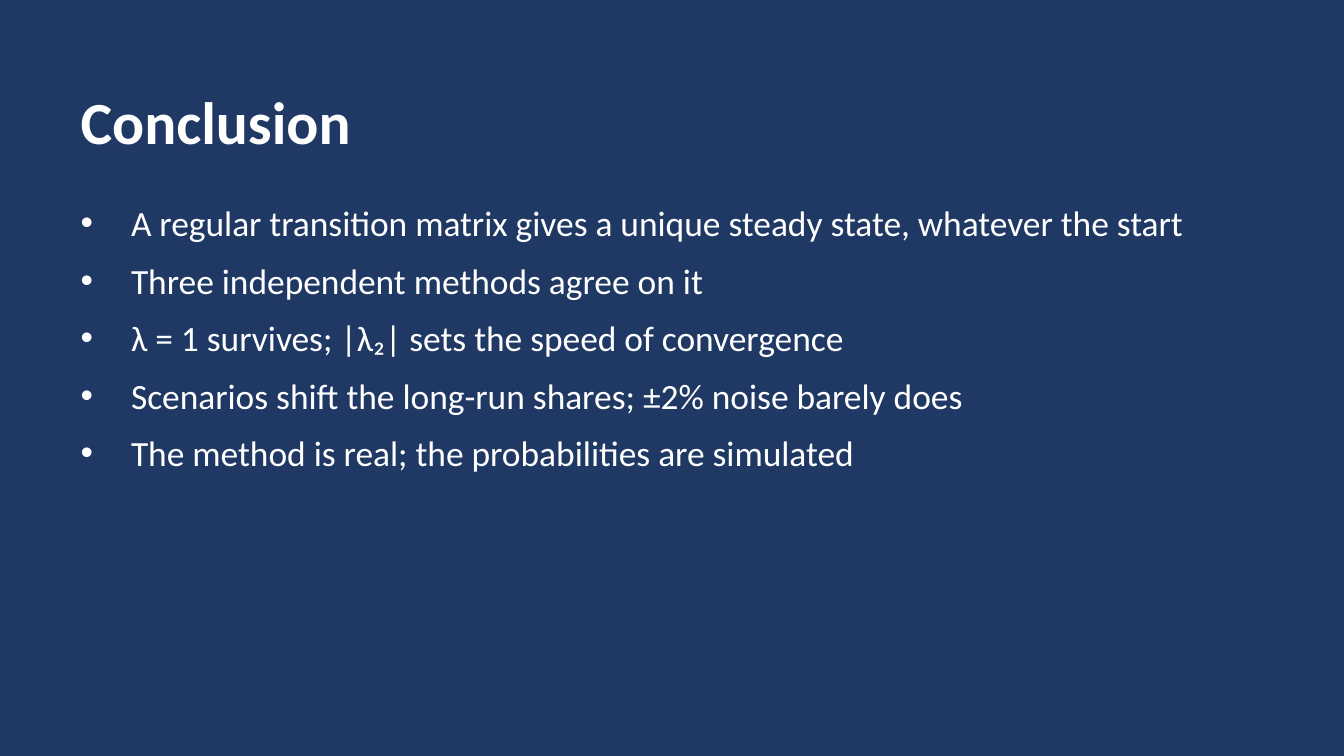
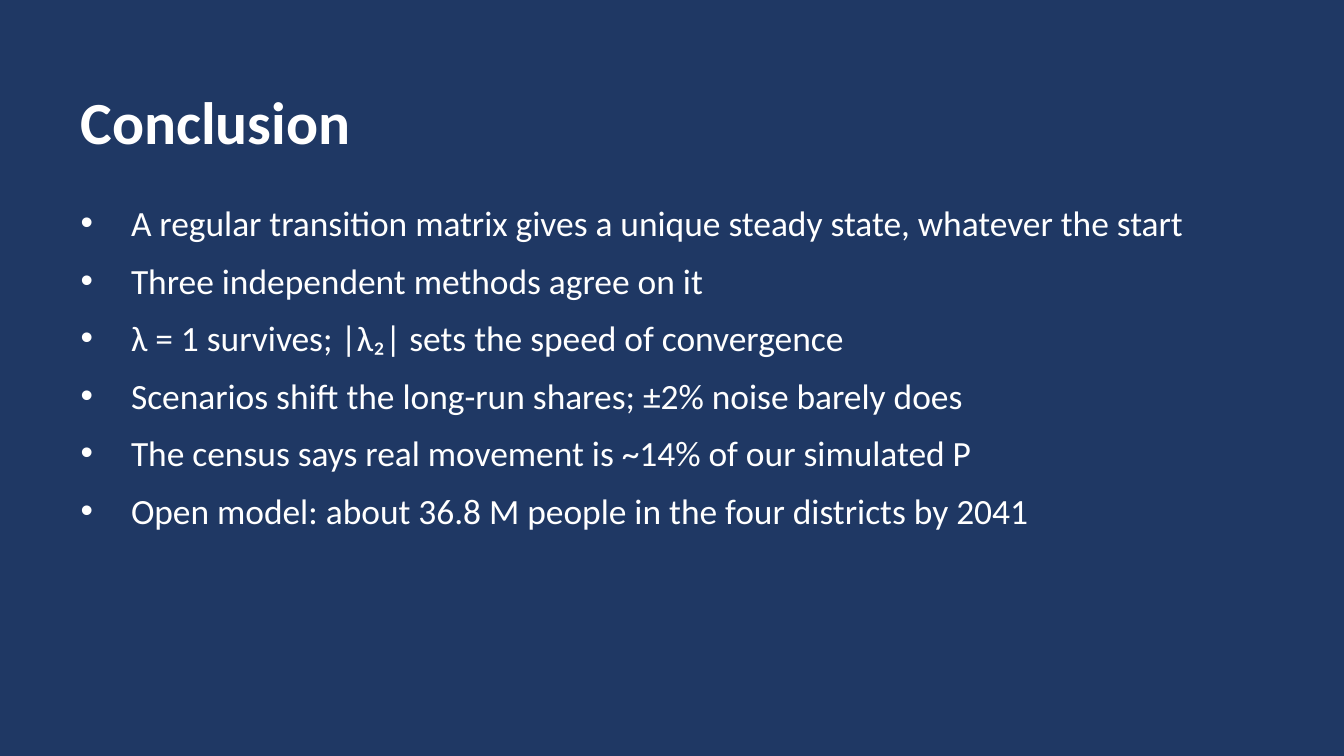
Before and after one commit to CRYPT-hack/population-prediction-, a slide deck: slide 10 of submission/Group14_Slides.pptx. Drawn at 1344x756 pixels with LibreOffice and Linux fonts; fonts in the diff are those of the drawing. Boxes give left, top, right and bottom in pixels: in the first picture for what was removed or moved away, otherwise in the second. Text is boxed around its words. In the diff, an @@ line names an element or a change of style, - is before the commit and + after.

```diff
--- a/submission/Group14_Slides.pptx
+++ b/submission/Group14_Slides.pptx
@@ text at [131, 441, 1028, 530]: text changed @@
-• The method is real; the probabilities are simulated
+• The census says real movement is ~14% of our simulated P
+• Open model: about 36.8 M people in the four districts by 2041
```
Also in this commit, not shown: 1 other slide changed.
